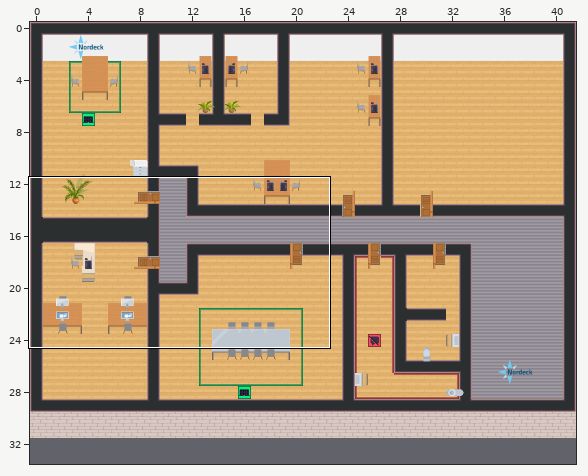
Two states of a Tiled map (JSON), map.tmj. Above: a wide view before the commit, with the close-up outlined.
Close-up. Old version:
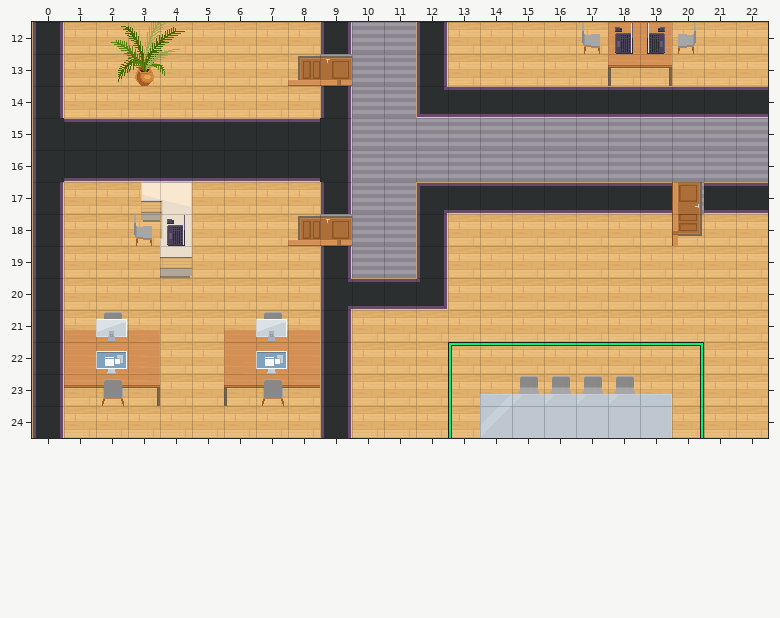
Cells are 32x32 px. Shown: x 0..22, y 12..24. The commit also changed other parts of the map, which this record leaves out. The old version is drawn lined up with the new one.
And afterwards:
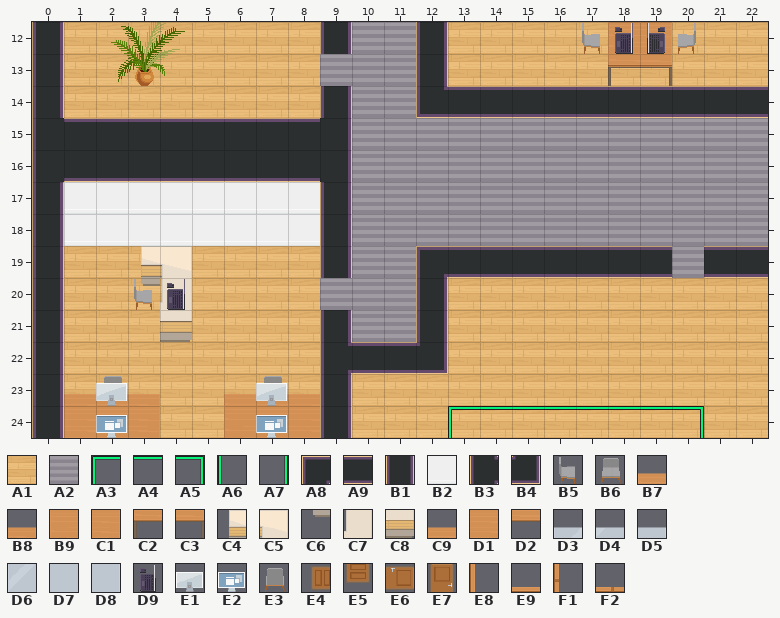
Key: from "Chunk 1": A1 2, A2 3, A3 4, A4 5, A5 6, A6 7, A7 8, A8 22, A9 23, B1 26, B2 28, B3 29, B4 31, B5 39, B6 40, B7 41, B8 42, B9 44, C1 45, C2 49, C3 50, C4 63, C5 64, C6 65, C7 66, C8 67, C9 68, D1 69, D2 70, D3 71, D4 72, D5 73, D6 74, D7 75, D8 76, D9 91, E1 99, E2 100, E3 101, E4 102 flipped on the diagonal, E5 102 turned 180, E6 103 flipped on the diagonal, E7 103 turned 180, E8 104 flipped left-right, E9 104 flipped on the diagonal, F1 105 flipped left-right, F2 105 flipped on the diagonal.
__ is an empty cell, ## one hidden under a higher layer.
Changes in this commit:
map size 42x32 -> 42x34 cells
Layer "floor/floor1":
y 17: x 12..19 ## ## ## ## ## ## ## ## -> A2 A2 A2 A2 A2 A2 A2 A2; x 22 ## -> A2
y 18: x 12..22 ## A1 A1 A1 A1 A1 A1 A1 A1 A1 A1 -> A2 A2 A2 A2 A2 A2 A2 A2 A2 A2 A2
y 19: x 20 A1 -> A2
y 20: x 9..11 ## ## ## -> A2 A2 A2
y 21: x 10..11 A1 A1 -> A2 A2
Layer "floor/floor2":
y 22: x 13..20 A3 A4 A4 A4 A4 A4 A4 A5 -> __ __ __ __ __ __ __ __
y 23: x 13 A6 -> __; x 20 A7 -> __
y 24: x 13..20 A6 __ __ __ __ __ __ A7 -> A3 A4 A4 A4 A4 A4 A4 A5
Layer "walls/walls1":
y 17: x 1..8 __ __ __ __ __ __ __ __ -> B2 B2 B2 B2 B2 B2 B2 B2; x 12..19 A8 A9 A9 A9 A9 A9 A9 A9 -> __ __ __ __ __ __ __ __; x 21..22 A9 A9 -> __ __
y 18: x 1..9 __ __ __ __ __ __ __ __ __ -> B2 B2 B2 B2 B2 B2 B2 B2 B1; x 12 B1 -> __
y 19: x 12..19 B1 __ __ __ __ __ __ __ -> A8 A9 A9 A9 A9 A9 A9 A9; x 21..22 __ __ -> A9 A9
y 20: x 9..12 B3 A9 A9 B4 -> __ __ __ B1
y 21: x 12 __ -> B1
y 22: x 9..12 B1 __ __ __ -> B3 A9 A9 B4
Layer "furniture/Furniture3":
y 18: x 3 B5 -> __
y 20: x 3 __ -> B5
y 21: x 2 B6 -> __; x 7 B6 -> __
y 23: x 2 __ -> B6; x 7 __ -> B6; x 15..18 B6 B6 B6 B6 -> __ __ __ __
Layer "furniture/Furniture":
y 17: x 3..4 C4 C5 -> __ __
y 18: x 3..4 C6 C7 -> __ __
y 19: x 3..4 __ C8 -> C4 C5
y 20: x 3..4 __ __ -> C6 C7
y 21: x 1..4 C9 C9 B8 __ -> __ __ __ C8; x 6..8 B7 C9 C9 -> __ __ __
y 22: x 1..3 D1 D1 C1 -> __ __ __; x 6..8 B9 D1 D1 -> __ __ __
y 23: x 1..3 D2 D2 C3 -> C9 C9 B8; x 6..8 C2 D2 D2 -> B7 C9 C9; x 14..19 D3 D4 D4 D4 D4 D5 -> __ __ __ __ __ __
y 24: x 1..3 __ __ __ -> D1 D1 C1; x 6..8 __ __ __ -> B9 D1 D1; x 14..19 D6 D7 D7 D7 D7 D8 -> __ __ __ __ __ __
Layer "furniture/Furniture2":
y 18: x 4 D9 -> __
y 20: x 4 __ -> D9
y 21: x 2 E1 -> __; x 7 E1 -> __
y 22: x 2 E2 -> __; x 7 E2 -> __
y 23: x 2 E3 -> E1; x 7 E3 -> E1
y 24: x 2 __ -> E2; x 7 __ -> E2
Layer "closed_meeting1_door" (now hidden):
y 13: x 8..9 E4 E6 -> __ __
Layer "opened_meeting1_door" (now hidden):
y 13: x 8..9 E9 F2 -> __ __
Layer "closed_raum2_door" (now hidden):
y 18: x 8..9 E4 E6 -> __ __
Layer "opened_raum2_door" (now hidden):
y 18: x 8..9 E9 F2 -> __ __
Layer "closed_meeting2_door" (now hidden):
y 17: x 20 E7 -> __
y 18: x 20 E5 -> __
Layer "opened_meeting2_door" (now hidden):
y 17: x 20 E8 -> __
y 18: x 20 F1 -> __
Where, in picture pixels (left, top, right, bottom), the same in both close-ups:
removed: (288, 56, 352, 86)
changed: (64, 182, 768, 438)
